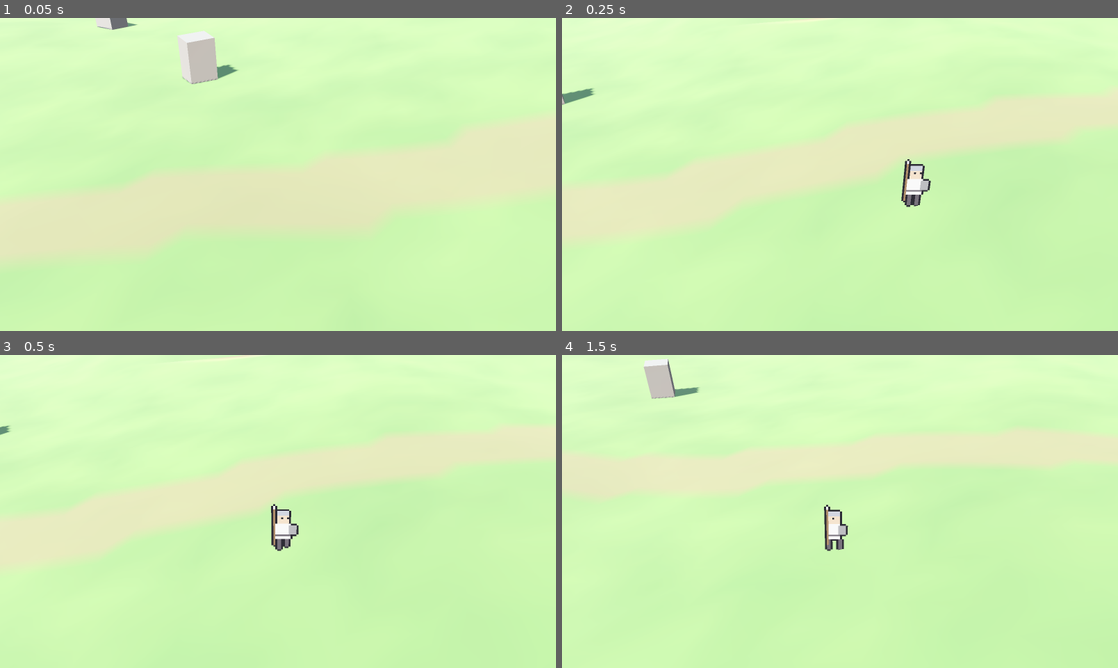
Above: before the commit, frames 1-4 (two rows, left to right).
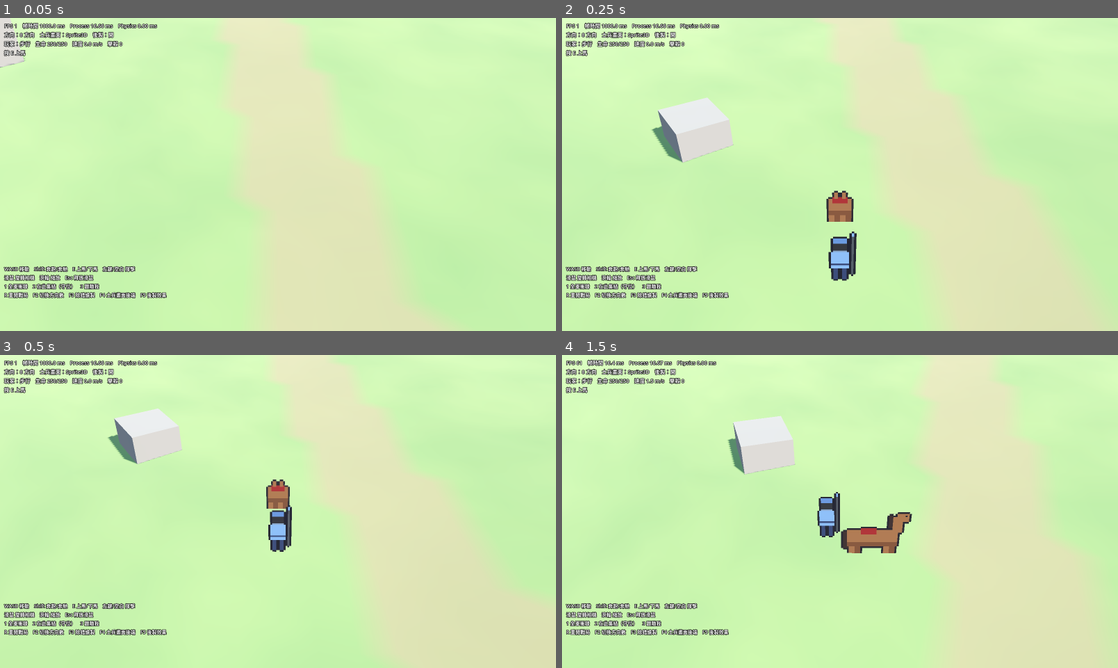
Above: after the commit, the same moments.

Repository: gigd123/hd2d-battle-prototype
Game: Godot game, scene res://scenes/battlefield.tscn
Same seed, same stepped clock (60 frames per second), same inputs: the game is played once before the commit and once after it.
Inputs (mouse positions are in pixels of both pictures, inside the frame that each line leads up to):
- Up to frame 1 (0.05 s): no input
- Up to frame 2 (0.25 s): no input
- Up to frame 3 (0.5 s): no input
- Up to frame 4 (1.5 s): move the mouse to (867, 511) at 0.52 s; hold W (move_forward) from 0.53 s (still down); click (867, 511) at 0.6 s; tap Space at 0.77 s; tap E (interact) at 0.8, 1.35 s; move the mouse to (812, 511) at 1.27 s; click (812, 511) at 1.42 s

The runs differ from the first frame. In frame 1, 18% of the frame differs, in the area x 0-100%, y 0-100%; in frame 2, 22%; in frame 3, 19%; in frame 4, 20%.

Commit message:
階段 1：玩家與馬（上下馬、騎乘、分層錨點同步、掃掠揮擊）
- Horse：CharacterBody3D，自訂加速、速度越快轉向越慢、急轉減速、撞牆掉速
- PlayerController：步行移動、上馬跳躍過渡、下馬自動找不卡牆的落點
- 馬與騎士為分層 Sprite，騎士座位錨點對齊馬當前幀的鞍座錨點；
  面向鏡頭時馬頭畫在騎士前面
- 揮擊用前後物理步刀身連成的掃掠面判定，同一次揮擊同一目標只算一次；
  傷害含相對速度加成（迎面衝鋒 > 同向追擊）
- 物理步之間的畫面內插、HUD、F3 除錯繪製（刀身掃掠軌跡）
- 開發用自動腳本：模擬按鍵並截圖（--scenario=ride）

Co-Authored-By: Claude Opus 5.5 <noreply@anthropic.com>
Claude-Session: https://claude.ai/code/session_01DScwSwj2UN8LLyVLa4idmg

Diff:
--- /dev/null
+++ b/scripts/actors/horse.gd
@@ -0,0 +1,131 @@
+class_name Horse
+extends CharacterBody3D
+## 馬：CharacterBody3D＋自訂加速、轉向率與慣性（研究報告建議，不用 RigidBody3D）。
+##
+## 操作手感的關鍵數值都 export 出來，方便在編輯器裡邊玩邊調：
+## - 馬不能平移，只能「轉向＋前進」；速度越快轉向越慢（轉向半徑變大）
+## - 急轉彎（目標方向與目前朝向差太多）會自動減速
+## - 撞牆會掉速；穿過人群會依人數減速（由戰場管理器提供「周圍士兵」查詢）
+
+@export var trot_speed := 6.5
+@export var gallop_speed := 13.0
+@export var accel := 5.0
+@export var brake := 9.0
+@export var turn_rate_slow := 2.8      # 低速時每秒可轉的弧度
+@export var turn_rate_fast := 1.1      # 全速時每秒可轉的弧度
+@export var sharp_turn_angle := 1.6    # 超過這個角度差就減速（弧度）
+@export var crowd_slowdown := 0.12     # 每個擋路士兵造成的減速比例
+@export var gravity := 25.0
+
+var heading := 0.0                     # 朝向（yaw），forward = (sin, 0, cos)
+var speed := 0.0
+var rider: Node3D = null
+var terrain: BattleTerrain
+var battle: Node = null                # BattleManager（階段 2 起）
+var visual: LayeredActorVisual
+
+var _desired := Vector3.ZERO
+var _sprint := false
+var _stride := 0.0
+var _prev_pos := Vector3.ZERO
+var _cur_pos := Vector3.ZERO
+
+
+func _ready() -> void:
+	floor_max_angle = deg_to_rad(42.0)
+	floor_snap_length = 0.6
+	var shape := CapsuleShape3D.new()
+	shape.radius = 0.55
+	shape.height = 2.6
+	var cs := CollisionShape3D.new()
+	cs.name = "Shape"
+	cs.shape = shape
+	cs.rotation_degrees = Vector3(90, 0, 0)   # 橫躺的膠囊，沿馬身前後方向
+	cs.position = Vector3(0, 0.95, 0)          # 原點在蹄底
+	add_child(cs)
+	visual = LayeredActorVisual.new()
+	visual.name = "HorseVisual"
+	visual.setup_main(PlaceholderArt.horse_atlas(), PlaceholderArt.HORSE_FRAME, PlaceholderArt.HORSE_ROWS, PlaceholderArt.horse_anchors(), 2.4)
+	visual.setup_attach(PlaceholderArt.rider_atlas(), PlaceholderArt.RIDER_FRAME, PlaceholderArt.RIDER_ROWS, PlaceholderArt.rider_anchors(), "saddle", "seat")
+	add_child(visual)
+	_prev_pos = global_position
+	_cur_pos = global_position
+
+
+func forward() -> Vector3:
+	return Vector3(sin(heading), 0.0, cos(heading))
+
+
+## 由騎手每個物理步呼叫：desired = 希望前進的世界方向（長度 0..1），零向量代表停下。
+func set_drive(desired: Vector3, sprint: bool) -> void:
+	_desired = desired
+	_sprint = sprint
+
+
+func teleport(p: Vector3, new_heading: float) -> void:
+	global_position = p
+	heading = new_heading
+	speed = 0.0
+	velocity = Vector3.ZERO
+	_prev_pos = p
+	_cur_pos = p
+
+
+func _physics_process(delta: float) -> void:
+	var target_speed := 0.0
+	if rider != null and _desired.length() > 0.1:
+		var desired_heading := atan2(_desired.x, _desired.z)
+		var diff := wrapf(desired_heading - heading, -PI, PI)
+		var t := clampf(speed / gallop_speed, 0.0, 1.0)
+		var tr := lerpf(turn_rate_slow, turn_rate_fast, t)
+		heading = wrapf(heading + clampf(diff, -tr * delta, tr * delta), -PI, PI)
+		target_speed = (gallop_speed if _sprint else trot_speed) * minf(_desired.length(), 1.0)
+		if absf(diff) > sharp_turn_angle:
+			target_speed = minf(target_speed, trot_speed * 0.4)
+	var rate := accel if target_speed > speed else brake
+	speed = move_toward(speed, target_speed, rate * delta)
+
+	# 人群阻擋：由戰場管理器回報前方有幾個士兵
+	if battle != null and speed > 0.5:
+		var blockers: int = battle.call("count_blockers", global_position + forward() * 1.2, 1.3)
+		if blockers > 0:
+			speed *= maxf(0.0, 1.0 - crowd_slowdown * blockers * delta * 10.0)
+
+	var f := forward()
+	velocity.x = f.x * speed
+	velocity.z = f.z * speed
+	if is_on_floor():
+		velocity.y = -1.0
+	else:
+		velocity.y -= gravity * delta
+	rotation.y = heading
+	move_and_slide()
+	if is_on_wall():
+		var real := get_real_velocity()
+		var real_fwd := maxf(0.0, real.x * f.x + real.z * f.z)
+		speed = minf(speed, real_fwd + accel * delta)
+	if terrain:
+		global_position = terrain.clamp_to_map(global_position, 3.0)
+	_stride += speed * delta
+	_prev_pos = _cur_pos
+	_cur_pos = global_position
+
+
+## 物理步之間的內插位置（畫面用，避免高刷新率下抖動）
+func visual_position() -> Vector3:
+	return _prev_pos.lerp(_cur_pos, Engine.get_physics_interpolation_fraction())
+
+
+func anim_row() -> int:
+	if speed < 0.6:
+		return 0
+	return int(_stride / 1.4) % 2
+
+
+func _process(_delta: float) -> void:
+	var cam := get_viewport().get_camera_3d()
+	var rider_row := 0
+	if rider != null and rider.has_method("rider_anim_row"):
+		rider_row = rider.call("rider_anim_row")
+	visual.set_attach_visible(rider != null and rider.call("is_seated"))
+	visual.update_visual(visual_position(), forward(), cam, anim_row(), rider_row)
--- /dev/null
+++ b/scripts/actors/player.gd
@@ -0,0 +1,358 @@
+class_name PlayerController
+extends CharacterBody3D
+## 玩家：步行時是 CharacterBody3D；騎馬時關閉自己的碰撞，由馬帶著走，
+## 輸入改為驅動馬。武器命中用「掃掠幾何」（前一物理步與這一物理步的刀身連成的面），
+## 高速衝鋒也不會穿透目標；同一次揮擊對同一目標只算一次。
+
+signal hit_landed(hits: int, total_damage: float)
+signal died
+
+enum AttackPhase { NONE, WINDUP, SWING, RECOVER }
+
+@export var walk_speed := 3.8
+@export var run_speed := 6.5
+@export var gravity := 25.0
+@export var max_hp := 250.0
+@export var mount_range := 3.0
+@export var mount_duration := 0.35
+# 揮擊時間（秒）
+@export var windup_time := 0.22
+@export var swing_time := 0.18
+@export var recover_time := 0.25
+# 揮擊幾何
+@export var reach_mounted := 2.0
+@export var reach_foot := 1.6
+@export var base_damage := 22.0
+@export var speed_damage := 3.0       # 每 m/s 相對速度加成
+@export var blade_radius := 0.15
+
+var team := 0
+var horse: Horse
+var cam_rig: OrbitFollowCamera
+var terrain: BattleTerrain
+var battle: Node = null               # BattleManager（階段 2 起）
+var visual: LayeredActorVisual
+var spawn_point := Vector3.ZERO
+
+var mounted := false
+var hp := 250.0
+var dead := false
+var facing := Vector3(0, 0, -1)
+var attack_phase := AttackPhase.NONE
+var attack_timer := 0.0
+var total_kills := 0
+## 最近幾次揮擊的掃掠線段（除錯繪製用）：每筆 [prev_tip, tip, base, 剩餘秒數]
+var debug_sweeps: Array = []
+
+var _mount_t := -1.0
+var _mount_from := Vector3.ZERO
+var _respawn_timer := 0.0
+var _swing_hit: Dictionary = {}
+var _swing_prev_base := Vector3.ZERO
+var _swing_prev_tip := Vector3.ZERO
+var _walk_phase := 0.0
+var _prev_pos := Vector3.ZERO
+var _cur_pos := Vector3.ZERO
+var _shape: CollisionShape3D
+
+
+func _ready() -> void:
+	hp = max_hp
+	floor_max_angle = deg_to_rad(46.0)
+	floor_snap_length = 0.4
+	var cap := CapsuleShape3D.new()
+	cap.radius = 0.35
+	cap.height = 1.8
+	_shape = CollisionShape3D.new()
+	_shape.name = "Shape"
+	_shape.shape = cap
+	_shape.position = Vector3(0, 0.9, 0)     # 原點在腳底
+	add_child(_shape)
+	visual = LayeredActorVisual.new()
+	visual.name = "PlayerVisual"
+	visual.setup_main(PlaceholderArt.human_atlas(), PlaceholderArt.HUMAN_FRAME, PlaceholderArt.HUMAN_ROWS)
+	visual.main_sprite.modulate = Color(0.45, 0.65, 1.0)
+	add_child(visual)
+	_prev_pos = global_position
+	_cur_pos = global_position
+
+
+# ---------------------------------------------------------------------------
+# 給其他系統查詢的介面
+# ---------------------------------------------------------------------------
+func is_seated() -> bool:
+	return mounted and _mount_t < 0.0
+
+
+func is_targetable() -> bool:
+	return not dead
+
+
+## 邏輯上的身體中心（士兵攻擊距離以此計算）
+func body_center() -> Vector3:
+	return global_position + Vector3(0, 2.0 if mounted else 1.0, 0)
+
+
+func move_velocity() -> Vector3:
+	if mounted and horse:
+		return horse.forward() * horse.speed
+	return Vector3(velocity.x, 0, velocity.z)
+
+
+func take_damage(amount: float) -> void:
+	if dead:
+		return
+	hp -= amount
+	if hp <= 0.0:
+		hp = 0.0
+		if mounted and _mount_t < 0.0:
+			_dismount()          # 落馬
+		dead = true
+		_respawn_timer = 4.0
+		attack_phase = AttackPhase.NONE
+		died.emit()
+
+
+func rider_anim_row() -> int:
+	match attack_phase:
+		AttackPhase.WINDUP:
+			return PlaceholderArt.RIDER_WINDUP
+		AttackPhase.SWING:
+			return PlaceholderArt.RIDER_SWING
+		_:
+			return PlaceholderArt.RIDER_IDLE
+
+
+# ---------------------------------------------------------------------------
+func _physics_process(delta: float) -> void:
+	_update_debug_sweeps(delta)
+	if dead:
+		_respawn_timer -= delta
+		if _respawn_timer <= 0.0:
+			_respawn()
+		_store_pos()
+		return
+
+	var input := Input.get_vector("move_left", "move_right", "move_back", "move_forward")
+	var dir := Vector3.ZERO
+	if cam_rig:
+		dir = cam_rig.flat_right() * input.x + cam_rig.flat_forward() * input.y
+	if dir.length() > 1.0:
+		dir = dir.normalized()
+	var sprint := Input.is_action_pressed("sprint")
+
+	if Input.is_action_just_pressed("interact") and _mount_t < 0.0:
+		if mounted:
+			_dismount()
+		elif horse and global_position.distance_to(horse.global_position) <= mount_range:
+			_start_mount()
+
+	if Input.is_action_just_pressed("attack") and attack_phase == AttackPhase.NONE and _mount_t < 0.0:
+		attack_phase = AttackPhase.WINDUP
+		attack_timer = windup_time
+
+	if _mount_t >= 0.0:
+		_update_mount_transition(delta)
+	elif mounted:
+		horse.set_drive(dir, sprint)
+		global_position = horse.global_position
+		facing = horse.forward()
+	else:
+		_move_on_foot(dir, sprint, delta)
+
+	_update_attack(delta)
+	_store_pos()
+
+
+func _move_on_foot(dir: Vector3, sprint: bool, delta: float) -> void:
+	var spd := run_speed if sprint else walk_speed
+	if attack_phase != AttackPhase.NONE:
+		spd *= 0.4
+	velocity.x = dir.x * spd
+	velocity.z = dir.z * spd
+	if is_on_floor():
+		velocity.y = -1.0
+	else:
+		velocity.y -= gravity * delta
+	if dir.length() > 0.1 and attack_phase == AttackPhase.NONE:
+		facing = Vector3(dir.x, 0, dir.z).normalized()
+	move_and_slide()
+	if terrain:
+		global_position = terrain.clamp_to_map(global_position, 3.0)
+	_walk_phase += Vector2(velocity.x, velocity.z).length() * delta
+
+
+func _store_pos() -> void:
+	_prev_pos = _cur_pos
+	_cur_pos = global_position
+
+
+func visual_position() -> Vector3:
+	return _prev_pos.lerp(_cur_pos, Engine.get_physics_interpolation_fraction())
+
+
+# ---------------------------------------------------------------------------
+# 上馬 / 下馬
+# ---------------------------------------------------------------------------
+func _start_mount() -> void:
+	_mount_t = 0.0
+	_mount_from = global_position
+	mounted = true
+	horse.rider = self
+	_shape.disabled = true
+	velocity = Vector3.ZERO
+
+
+func _update_mount_transition(delta: float) -> void:
+	_mount_t += delta / mount_duration
+	var t := minf(_mount_t, 1.0)
+	var to := horse.global_position
+	var p := _mount_from.lerp(to, t)
+	p.y += sin(t * PI) * 1.2          # 一個跳上去的弧線
+	global_position = p
+	facing = horse.forward()
+	if _mount_t >= 1.0:
+		_mount_t = -1.0
+		global_position = to
+
+
+func _dismount() -> void:
+	# 依序嘗試：馬的左側、右側、後方、前方；選第一個不會卡進牆或岩石的位置
+	var f := horse.forward()
+	var right := Vector3(-f.z, 0, f.x)
+	var candidates := [-right * 1.5, right * 1.5, -f * 2.2, f * 2.2]
+	var chosen := horse.global_position + Vector3(0, 0.3, 0)
+	for off in candidates:
+		var p: Vector3 = horse.global_position + off
+		if terrain:
+			p.y = terrain.get_height(p.x, p.z) + 0.05
+		if _is_free(p):
+			chosen = p
+			break
+	mounted = false
+	horse.rider = null
+	horse.set_drive(Vector3.ZERO, false)
+	global_position = chosen
+	_shape.disabled = false
+	velocity = Vector3.ZERO
+
+
+func _is_free(p: Vector3) -> bool:
+	var q := PhysicsShapeQueryParameters3D.new()
+	q.shape = _shape.shape
+	q.transform = Transform3D(Basis(), p + Vector3(0, 0.95, 0))
+	q.exclude = [get_rid(), horse.get_rid()]
+	var hits := get_world_3d().direct_space_state.intersect_shape(q, 1)
+	return hits.is_empty()
+
+
+func _respawn() -> void:
+	dead = false
+	hp = max_hp
+	if mounted:
+		mounted = false
+		horse.rider = null
+	_mount_t = -1.0
+	_shape.disabled = false
+	global_position = spawn_point
+	velocity = Vector3.ZERO
+	_prev_pos = spawn_point
+	_cur_pos = spawn_point
+	if horse:
+		horse.teleport(spawn_point + Vector3(2.5, 0, 0), horse.heading)
+
+
+# ---------------------------------------------------------------------------
+# 揮擊與掃掠命中
+# ---------------------------------------------------------------------------
+func _update_attack(delta: float) -> void:
+	if attack_phase == AttackPhase.NONE:
+		return
+	attack_timer -= delta
+	match attack_phase:
+		AttackPhase.WINDUP:
+			if attack_timer <= 0.0:
+				attack_phase = AttackPhase.SWING
+				attack_timer = swing_time
+				_swing_hit.clear()
+				var g := _swing_geometry(0.0)
+				_swing_prev_base = g[0]
+				_swing_prev_tip = g[1]
+		AttackPhase.SWING:
+			var t := clampf(1.0 - attack_timer / swing_time, 0.0, 1.0)
+			var g := _swing_geometry(t)
+			_sweep(_swing_prev_base, _swing_prev_tip, g[0], g[1])
+			_swing_prev_base = g[0]
+			_swing_prev_tip = g[1]
+			if attack_timer <= 0.0:
+				attack_phase = AttackPhase.RECOVER
+				attack_timer = recover_time
+		AttackPhase.RECOVER:
+			if attack_timer <= 0.0:
+				attack_phase = AttackPhase.NONE
+
+
+## t: 0..1 揮擊進度。回傳 [刀柄位置, 刀尖位置]（世界座標）。
+## 由右後上方往左前下方橫掃；騎馬時從較高處往下砍到步兵胸口高度。
+func _swing_geometry(t: float) -> Array:
+	var f := facing
+	var right := Vector3(-f.z, 0, f.x)
+	var shoulder_h := 2.3 if mounted else 1.35
+	var reach := reach_mounted if mounted else reach_foot
+	var base := global_position + Vector3(0, shoulder_h, 0) + right * 0.25
+	var ang := lerpf(deg_to_rad(80.0), deg_to_rad(-80.0), t)
+	var drop := lerpf(0.2, -1.0 if mounted else -0.5, t)
+	var tip := base + (f * cos(ang) + right * sin(ang)) * reach + Vector3(0, drop, 0)
+	var hilt := base + (tip - base) * 0.25
+	return [hilt, tip]
+
+
+func _sweep(prev_base: Vector3, prev_tip: Vector3, base: Vector3, tip: Vector3) -> void:
+	debug_sweeps.append([prev_tip, tip, base, 0.6])
+	if battle == null:
+		return
+	var hits: PackedInt32Array = battle.call("sweep_query", prev_base, prev_tip, base, tip, blade_radius, team, _swing_hit)
+	if hits.is_empty():
+		return
+	var my_vel := move_velocity()
+	var total := 0.0
+	for idx in hits:
+		_swing_hit[idx] = true
+		var spos: Vector3 = battle.call("soldier_position", idx)
+		var svel: Vector3 = battle.call("soldier_velocity", idx)
+		var to_target := spos - global_position
+		to_target.y = 0
+		to_target = to_target.normalized()
+		# 相對速度在「朝向目標」方向的分量：迎面衝鋒 > 靜止 > 同向追擊
+		var closing := maxf(0.0, (my_vel - svel).dot(to_target))
+		var dmg := base_damage + closing * speed_damage
+		var knock := to_target * (0.4 + closing * 0.08)
+		var killed: bool = battle.call("apply_damage", idx, dmg, knock)
+		if killed:
+			total_kills += 1
+		total += dmg
+	hit_landed.emit(hits.size(), total)
+
+
+func _update_debug_sweeps(delta: float) -> void:
+	for i in range(debug_sweeps.size() - 1, -1, -1):
+		debug_sweeps[i][3] -= delta
+		if debug_sweeps[i][3] <= 0.0:
+			debug_sweeps.remove_at(i)
+
+
+# ---------------------------------------------------------------------------
+func _process(_delta: float) -> void:
+	var cam := get_viewport().get_camera_3d()
+	var show_foot := not is_seated()
+	visual.visible = show_foot
+	if not show_foot:
+		return
+	var row := PlaceholderArt.ROW_IDLE
+	if dead:
+		row = PlaceholderArt.ROW_DEAD
+	elif attack_phase == AttackPhase.SWING or attack_phase == AttackPhase.RECOVER:
+		row = PlaceholderArt.ROW_ATTACK
+	elif Vector2(velocity.x, velocity.z).length() > 0.3:
+		row = PlaceholderArt.ROW_WALK if int(_walk_phase / 0.6) % 2 == 0 else PlaceholderArt.ROW_IDLE
+	visual.update_visual(visual_position(), facing, cam, row)
--- a/scripts/battlefield.gd
+++ b/scripts/battlefield.gd
@@ -7,10 +7,13 @@
 var cam_rig: OrbitFollowCamera
 var world_env: WorldEnvironment
 var sun: DirectionalLight3D
+var horse: Horse
+var player: PlayerController
+var hud: BattleHUD
+var debug_draw: DebugDraw
 
-# 階段 0：一個佔位 Sprite 在斜坡上繞圈，檢查漂浮與方向切換
-var _dummy: LayeredActorVisual
-var _dummy_t := 0.0
+## 壓力測試模式：不建立玩家輸入，相機自動繞場
+var stress_mode := false
 
 
 func _ready() -> void:
@@ -27,27 +30,49 @@
 	cam_rig.terrain = terrain
 	add_child(cam_rig)
 
-	_dummy = LayeredActorVisual.new()
-	_dummy.name = "Dummy"
-	_dummy.setup_main(PlaceholderArt.human_atlas(), PlaceholderArt.HUMAN_FRAME, PlaceholderArt.HUMAN_ROWS)
-	add_child(_dummy)
-	var marker := Node3D.new()
-	marker.name = "DummyFocus"
-	add_child(marker)
-	cam_rig.target = marker
+	_spawn_player_and_horse(Vector3(-30, 0, 0))
+
+	debug_draw = DebugDraw.new()
+	debug_draw.name = "DebugDraw"
+	debug_draw.player = player
+	add_child(debug_draw)
+
+	hud = BattleHUD.new()
+	hud.name = "HUD"
+	hud.player = player
+	add_child(hud)
+
 	apply_postfx()
-	Input.mouse_mode = Input.MOUSE_MODE_CAPTURED
+	if stress_mode:
+		cam_rig.auto_orbit = true
+		cam_rig.distance = 38.0
+		cam_rig.pitch_deg = 40.0
+	else:
+		Input.mouse_mode = Input.MOUSE_MODE_CAPTURED
 
 
-func _process(delta: float) -> void:
-	_dummy_t += delta
-	var r := 10.0
-	var p := Vector3(cos(_dummy_t * 0.3) * r + 18.0, 0, sin(_dummy_t * 0.3) * r)
-	p.y = terrain.get_height(p.x, p.z)
-	var facing := Vector3(-sin(_dummy_t * 0.3), 0, cos(_dummy_t * 0.3))
-	var row := PlaceholderArt.ROW_WALK if int(_dummy_t * 6.0) % 2 == 0 else PlaceholderArt.ROW_IDLE
-	_dummy.update_visual(p, facing, cam_rig.camera, row)
-	(get_node("DummyFocus") as Node3D).global_position = p
+func _spawn_player_and_horse(at: Vector3) -> void:
+	# 馬先加入場景樹：同一物理步中馬先移動，騎手再對齊到馬
+	horse = Horse.new()
+	horse.name = "Horse"
+	horse.terrain = terrain
+	add_child(horse)
+	var hp := at + Vector3(2.5, 0, 0)
+	horse.teleport(Vector3(hp.x, terrain.get_height(hp.x, hp.z) + 0.1, hp.z), PI * 0.5)
+
+	player = PlayerController.new()
+	player.name = "Player"
+	player.terrain = terrain
+	player.horse = horse
+	player.cam_rig = cam_rig
+	player.spawn_point = Vector3(at.x, terrain.get_height(at.x, at.z) + 0.1, at.z)
+	add_child(player)
+	player.global_position = player.spawn_point
+	player.facing = Vector3(1, 0, 0)
+	cam_rig.target = player
+	cam_rig.yaw = -PI * 0.5      # 從玩家背後看向戰場（+X 方向）
+	if stress_mode:
+		player.set_physics_process(false)
 
 
 func _unhandled_input(event: InputEvent) -> void:
--- a/scripts/camera/orbit_follow_camera.gd
+++ b/scripts/camera/orbit_follow_camera.gd
@@ -70,7 +70,7 @@
 		yaw += auto_orbit_speed * delta
 		goal = auto_orbit_center
 	elif target:
-		goal = target.global_position
+		goal = target.call("visual_position") if target.has_method("visual_position") else target.global_position
 	_focus = _focus.lerp(goal, 1.0 - exp(-follow_smooth * delta))
 	var look_at_point := _focus + Vector3(0, 1.4, 0)
 	var pitch := deg_to_rad(pitch_deg)
--- a/scripts/core/game_config.gd
+++ b/scripts/core/game_config.gd
@@ -35,6 +35,8 @@
 func _parse_dev_args() -> void:
 	var shot := ""
 	var frames := 180
+	var scenario := ""
+	var shots := ""
 	for a in OS.get_cmdline_user_args():
 		if a.begins_with("--screenshot="):
 			shot = a.get_slice("=", 1)
@@ -44,6 +46,18 @@
 			soldier_backend = SoldierBackend.MULTIMESH if a.get_slice("=", 1) == "multimesh" else SoldierBackend.SPRITE3D
 		elif a == "--no-postfx":
 			postfx_enabled = false
+		elif a.begins_with("--scenario="):
+			scenario = a.get_slice("=", 1)
+		elif a.begins_with("--shots="):
+			shots = a.get_slice("=", 1)
+		elif a == "--debug-draw":
+			debug_draw = true
+	if scenario != "":
+		var r: Node = load("res://scripts/debug/scenario_runner.gd").new()
+		if shots != "":
+			r.set("shots_dir", shots)
+		r.call("setup", scenario)
+		add_child(r)
 	if shot != "":
 		var n: Node = load("res://scripts/debug/auto_screenshot.gd").new()
 		n.set("path", shot)
--- /dev/null
+++ b/scripts/debug/debug_draw.gd
@@ -0,0 +1,49 @@
+class_name DebugDraw
+extends MeshInstance3D
+## 除錯線段繪製（F3 開關）：玩家武器掃掠軌跡、小隊目標點等。
+## 只在開啟時每幀重建 ImmediateMesh，關閉時不花任何成本。
+
+var player: PlayerController
+var battle: Node = null
+var _im := ImmediateMesh.new()
+
+
+func _ready() -> void:
+	mesh = _im
+	cast_shadow = GeometryInstance3D.SHADOW_CASTING_SETTING_OFF
+	var mat := StandardMaterial3D.new()
+	mat.shading_mode = BaseMaterial3D.SHADING_MODE_UNSHADED
+	mat.vertex_color_use_as_albedo = true
+	mat.no_depth_test = true
+	mat.transparency = BaseMaterial3D.TRANSPARENCY_ALPHA
+	mat.render_priority = 10
+	material_override = mat
+	top_level = true
+
+
+func _process(_delta: float) -> void:
+	_im.clear_surfaces()
+	if not GameConfig.debug_draw:
+		return
+	var pts := PackedVector3Array()
+	var cols := PackedColorArray()
+	if player:
+		for s in player.debug_sweeps:
+			var a: float = clampf(s[3] / 0.6, 0.0, 1.0)
+			var c := Color(1.0, 0.85, 0.2, a)
+			# 刀尖軌跡＋刀身（構成掃掠面）
+			pts.append(s[0]); pts.append(s[1]); cols.append(c); cols.append(c)
+			pts.append(s[2]); pts.append(s[1]); cols.append(c * Color(1, 1, 1, 0.5)); cols.append(c * Color(1, 1, 1, 0.5))
+		if player.horse:
+			var hp := player.horse.global_position + Vector3(0, 0.3, 0)
+			pts.append(hp); pts.append(hp + player.horse.forward() * (1.0 + player.horse.speed * 0.3))
+			cols.append(Color.CYAN); cols.append(Color.CYAN)
+	if battle != null and battle.has_method("append_debug_lines"):
+		battle.call("append_debug_lines", pts, cols)
+	if pts.is_empty():
+		return
+	_im.surface_begin(Mesh.PRIMITIVE_LINES)
+	for i in pts.size():
+		_im.surface_set_color(cols[i])
+		_im.surface_add_vertex(pts[i])
+	_im.surface_end()
--- /dev/null
+++ b/scripts/debug/scenario_runner.gd
@@ -0,0 +1,69 @@
+extends Node
+## 開發用自動腳本：模擬按鍵操作並在指定時間截圖，用於沒有人操作時檢查功能。
+## 用法：godot --path . -- --scenario=ride --shots=/某資料夾
+## 每一步是 [開始秒數, 動作, 參數]。
+
+var shots_dir := "user://scenario_shots"
+var steps: Array = []
+var _t := 0.0
+var _i := 0
+var _held: Array[StringName] = []
+
+
+func setup(scenario: String) -> void:
+	match scenario:
+		"ride":
+			steps = [
+				[0.5, "shot", "00_start"],
+				[0.6, "hold", "move_right"],      # 往馬走（馬在玩家右側 +X）
+				[1.0, "release", "move_right"],
+				[1.1, "tap", "interact"],
+				[1.7, "shot", "01_mounted"],
+				[1.8, "hold", "move_forward"],
+				[1.8, "hold", "sprint"],
+				[4.0, "shot", "02_gallop"],
+				[4.1, "tap", "attack"],
+				[4.42, "shot", "03_swing"],
+				[4.6, "hold", "move_left"],
+				[6.0, "shot", "04_turning"],
+				[6.1, "release", "move_left"],
+				[7.5, "shot", "05_battle"],
+				[7.6, "tap", "attack"],
+				[8.0, "release", "move_forward"],
+				[8.0, "release", "sprint"],
+				[9.5, "tap", "interact"],
+				[10.0, "shot", "06_dismounted"],
+				[10.2, "quit", ""],
+			]
+		_:
+			steps = [[0.5, "quit", ""]]
+
+
+func _physics_process(delta: float) -> void:
+	_t += delta
+	while _i < steps.size() and _t >= steps[_i][0]:
+		_run(steps[_i])
+		_i += 1
+
+
+func _run(step: Array) -> void:
+	var action: String = step[1]
+	var arg: String = step[2]
+	match action:
+		"hold":
+			Input.action_press(arg)
+		"release":
+			Input.action_release(arg)
+		"tap":
+			Input.action_press(arg)
+			await get_tree().physics_frame
+			await get_tree().physics_frame
+			Input.action_release(arg)
+		"shot":
+			await RenderingServer.frame_post_draw
+			DirAccess.make_dir_recursive_absolute(shots_dir)
+			var img := get_viewport().get_texture().get_image()
+			img.save_png(shots_dir.path_join(arg + ".png"))
+			print("[scenario] shot ", arg)
+		"quit":
+			get_tree().quit()
--- /dev/null
+++ b/scripts/ui/hud.gd
@@ -0,0 +1,68 @@
+class_name BattleHUD
+extends CanvasLayer
+## 畫面資訊：效能、戰況、玩家狀態、操作說明。只讀資料，不改任何狀態。
+
+var player: PlayerController
+var battle: Node = null
+var _info: Label
+var _help: Label
+var _toast: Label
+var _toast_time := 0.0
+
+
+func _ready() -> void:
+	_info = _make_label(Vector2(12, 10), 15)
+	_help = _make_label(Vector2(12, 0), 14)
+	_help.anchor_top = 1.0
+	_help.anchor_bottom = 1.0
+	_help.offset_top = -190
+	_help.text = "\n".join([
+		"WASD 移動　Shift 奔跑/奔馳　E 上馬/下馬　左鍵/空白 揮擊",
+		"滑鼠 旋轉相機　滾輪 縮放　Esc 釋放滑鼠",
+		"1 全軍衝鋒　2 在此集結（守位）　3 跟隨我",
+		"R 重開戰局　F2 切換方向數　F3 除錯繪製　F4 士兵畫面後端　F5 後製效果",
+	])
+	_toast = _make_label(Vector2(0, 120), 22)
+	_toast.anchor_left = 0.5
+	_toast.anchor_right = 0.5
+	_toast.offset_left = -300
+	_toast.offset_right = 300
+	_toast.horizontal_alignment = HORIZONTAL_ALIGNMENT_CENTER
+
+
+func _make_label(pos: Vector2, font_size: int) -> Label:
+	var l := Label.new()
+	l.position = pos
+	l.add_theme_font_size_override("font_size", font_size)
+	l.add_theme_color_override("font_outline_color", Color.BLACK)
+	l.add_theme_constant_override("outline_size", 5)
+	add_child(l)
+	return l
+
+
+func toast(text: String, seconds := 1.5) -> void:
+	_toast.text = text
+	_toast_time = seconds
+
+
+func _process(delta: float) -> void:
+	_toast_time -= delta
+	_toast.visible = _toast_time > 0.0
+	var lines: Array[String] = []
+	var fps := Engine.get_frames_per_second()
+	lines.append("FPS %d　幀時間 %.1f ms　Process %.2f ms　Physics %.2f ms" % [
+		fps, 1000.0 / maxf(fps, 1.0),
+		Performance.get_monitor(Performance.TIME_PROCESS) * 1000.0,
+		Performance.get_monitor(Performance.TIME_PHYSICS_PROCESS) * 1000.0])
+	if battle != null:
+		lines.append(battle.call("stats_text"))
+	lines.append("方向：%s　士兵畫面：%s　後製：%s" % [GameConfig.direction_mode_name(), GameConfig.backend_name(), "開" if GameConfig.postfx_enabled else "關"])
+	if player:
+		var state := "騎馬" if player.mounted else "步行"
+		if player.dead:
+			state = "倒地（數秒後重生）"
+		var spd := player.move_velocity().length()
+		lines.append("玩家：%s　生命 %d/%d　速度 %.1f m/s　擊殺 %d" % [state, player.hp, player.max_hp, spd, player.total_kills])
+		if not player.mounted and player.horse and player.global_position.distance_to(player.horse.global_position) < player.mount_range:
+			lines.append("按 E 上馬")
+	_info.text = "\n".join(lines)
Not shown, added: scripts/actors/horse.gd.uid
Not shown, added: scripts/actors/player.gd.uid
Not shown, added: scripts/debug/auto_screenshot.gd.uid
Not shown, added: scripts/debug/debug_draw.gd.uid
Not shown, added: scripts/ui/hud.gd.uid
